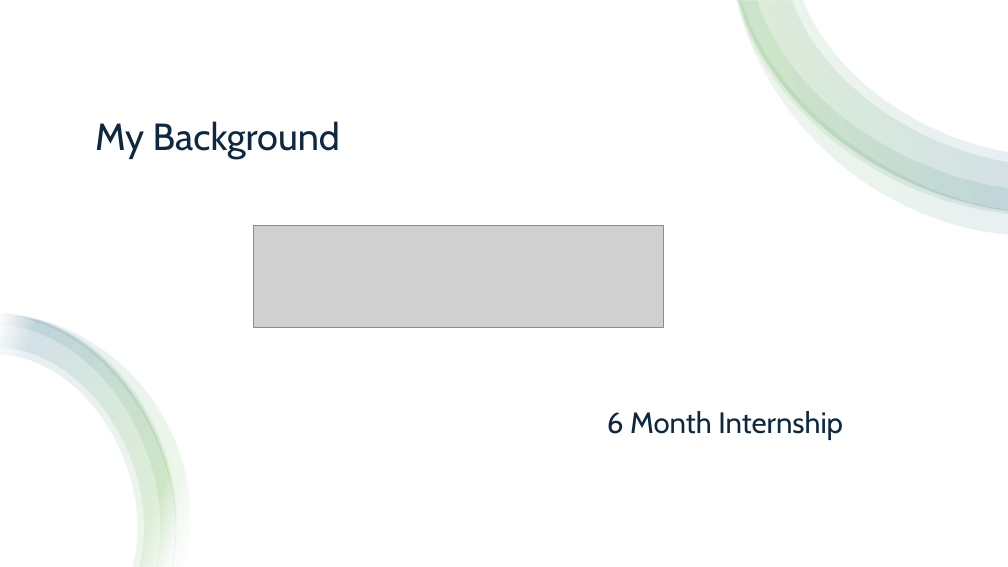
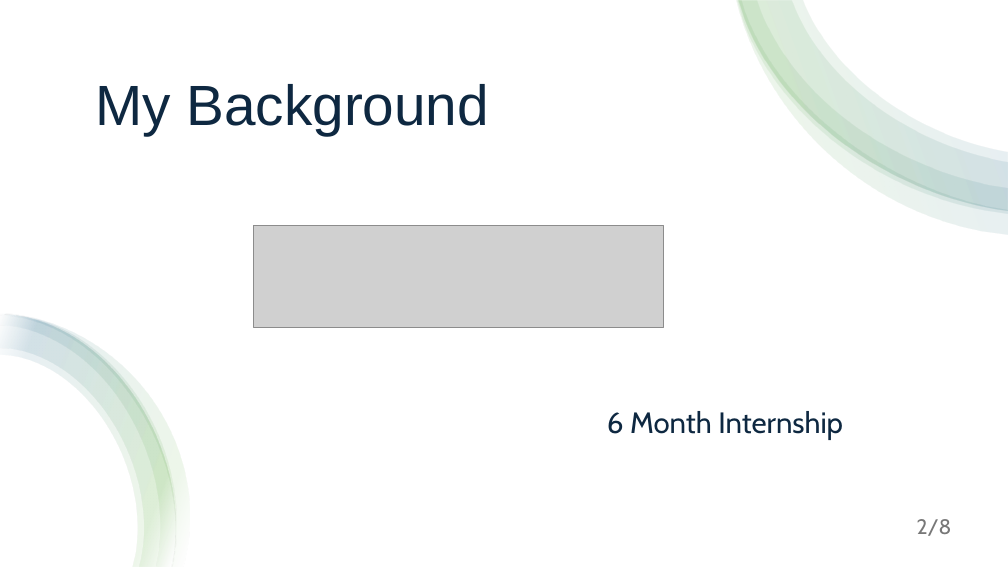
Before and after one commit to C00276177Tomas/SafeSiteAI, a slide deck: slide 2 of Presentation/SiteSafeAiPresentation.pptx. Drawn at 1008x567 pixels with LibreOffice and Linux fonts; fonts in the diff are those of the drawing; grey boxes stand for pictures. Boxes give left, top, right and bottom in pixels: in the first picture for what was removed or moved away, otherwise in the second. Text is boxed around its words. In the diff, an @@ line names an element or a change of style, - is before the commit and + after.

```diff
--- a/Presentation/SiteSafeAiPresentation.pptx
+++ b/Presentation/SiteSafeAiPresentation.pptx
@@ title "My Background": place and size @@
-title "My Background" at [95,121,340,159]
+title "My Background" at [95,84,488,135]
@@ title "My Background" at [95,84,488,135]: size 36 to 54 pt, font Cabin to Arial @@
@@ page number added at [917,519,952,536], 20 pt, text #797979 @@
+2/8
```
Also in this commit, not shown: 2 other slides changed, 5 slides added, 1 slide removed, 1 other file.
